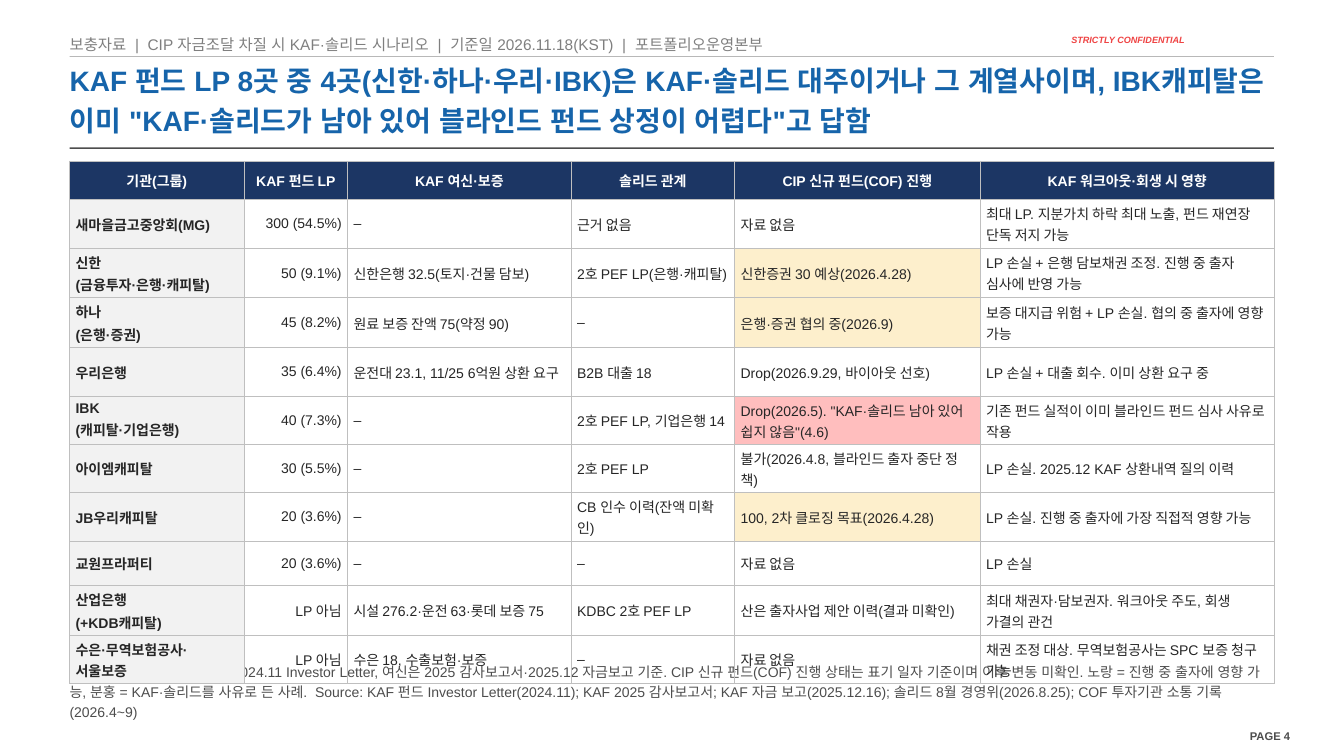
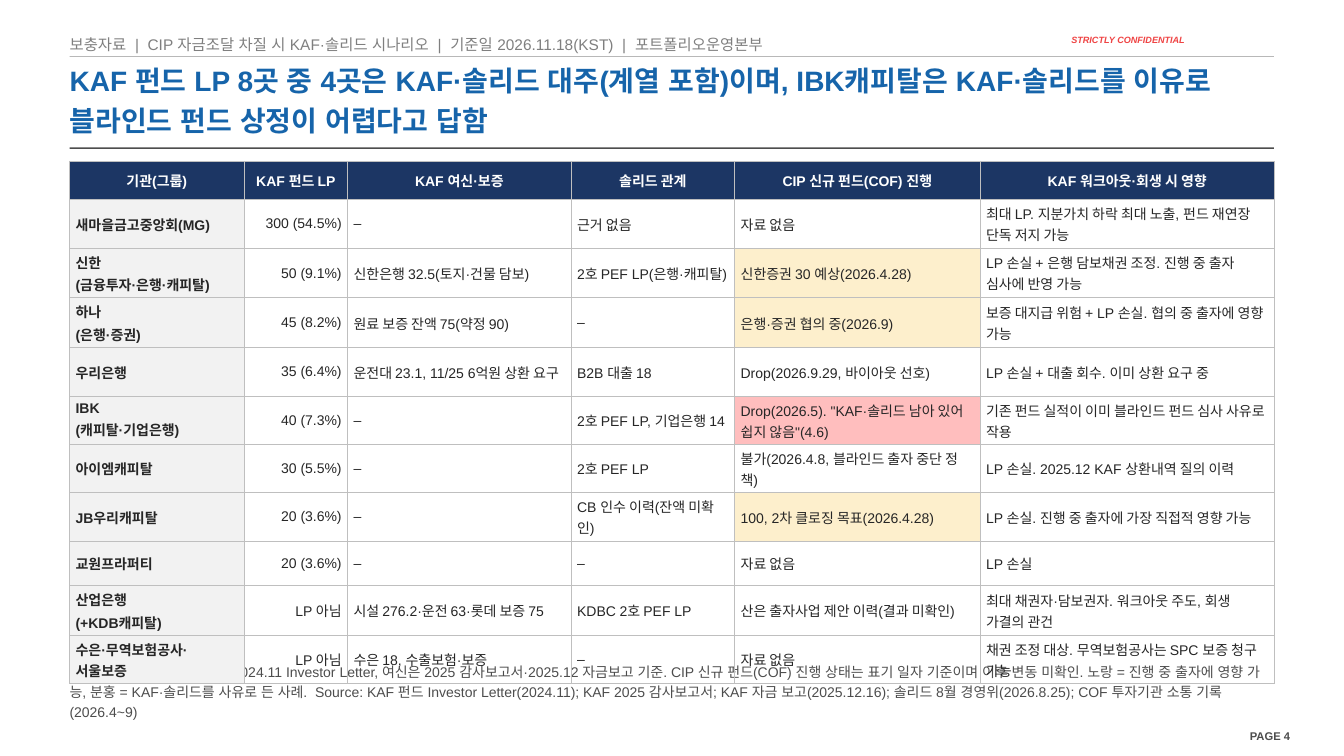
Before and after one commit to jogyesung/GS-Secretary, a slide deck: slide 4 of outputs/CIP_KAF_보충자료_대표이사·LP영향·절차도식_20261118.pptx. Drawn at 1344x756 pixels with LibreOffice and Linux fonts; fonts in the diff are those of the drawing; background and template pictures are left out. Boxes give left, top, right and bottom in pixels: in the first picture for what was removed or moved away, otherwise in the second. Text is boxed around its words. In the diff, an @@ line names an element or a change of style, - is before the commit and + after.

```diff
--- a/outputs/CIP_KAF_보충자료_대표이사·LP영향·절차도식_20261118.pptx
+++ b/outputs/CIP_KAF_보충자료_대표이사·LP영향·절차도식_20261118.pptx
@@ title at (70, 67, 1211, 134): text changed @@
-KAF 펀드 LP 8곳 중 4곳(신한·하나·우리·IBK)은 KAF·솔리드 대주이거나 그 계열사이며, IBK캐피탈은 이미 "KAF·솔리드가 남아 있어 블라인드 펀드 상정이 어렵다"고 답함
+KAF 펀드 LP 8곳 중 4곳은 KAF·솔리드 대주(계열 포함)이며, IBK캐피탈은 KAF·솔리드를 이유로 블라인드 펀드 상정이 어렵다고 답함
```
Also in this commit, not shown: 1 other slide changed, 3 other files.
